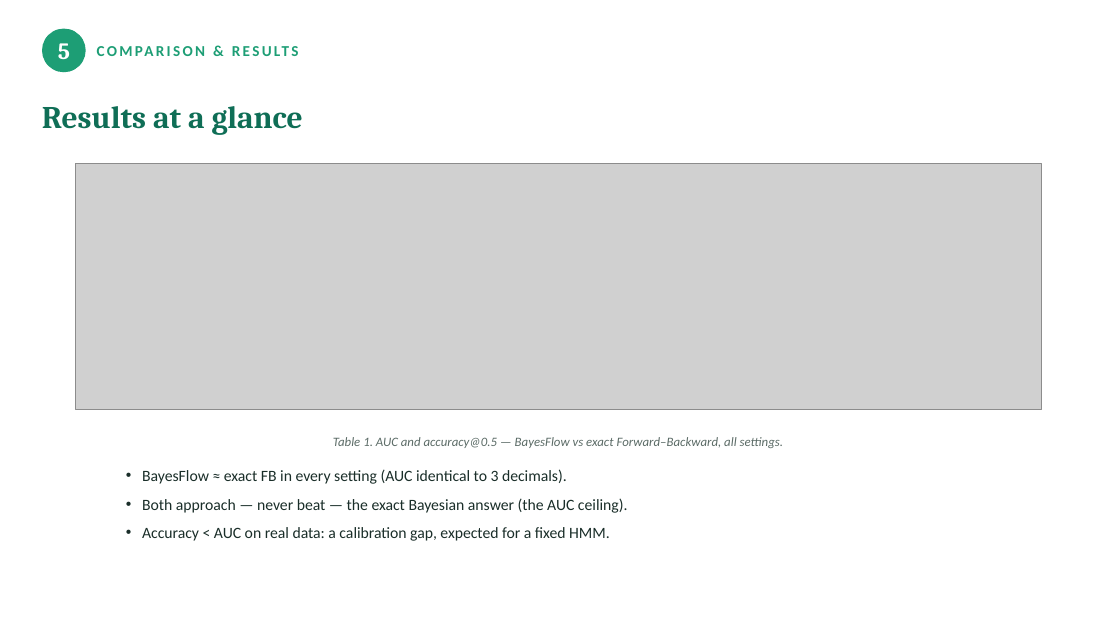
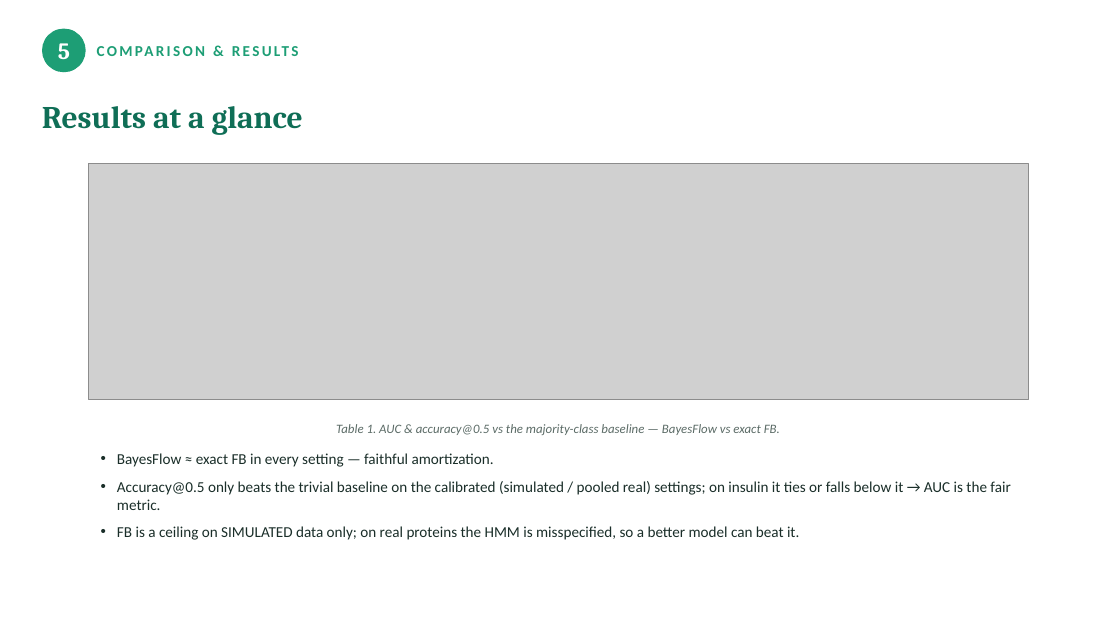
Before and after one commit to Munish0303/SBI---Protein-Based-Inference, a slide deck: slide 13 of SBI_presentation.pptx. Drawn at 1120x630 pixels with LibreOffice and Linux fonts; fonts in the diff are those of the drawing; grey boxes stand for pictures. Boxes give left, top, right and bottom in pixels: in the first picture for what was removed or moved away, otherwise in the second. Text is boxed around its words. In the diff, an @@ line names an element or a change of style, - is before the commit and + after.

```diff
--- a/SBI_presentation.pptx
+++ b/SBI_presentation.pptx
@@ picture: place and size @@
-picture at <box>76,164,1042,409</box>
+picture at <box>88,164,1029,399</box>
@@ text at <box>336,424,780,435</box>: text changed @@
-Table 1. AUC and accuracy@0.5 — BayesFlow vs exact Forward–Backward, all settings.
+Table 1. AUC & accuracy@0.5 vs the majority-class baseline — BayesFlow vs exact FB.
@@ text at <box>117,453,1010,540</box>: text changed; size 13.5 to 13 pt @@
-• BayesFlow ≈ exact FB in every setting (AUC identical to 3 decimals).
-• Both approach — never beat — the exact Bayesian answer (the AUC ceiling).
-• Accuracy < AUC on real data: a calibration gap, expected for a fixed HMM.
+• BayesFlow ≈ exact FB in every setting — faithful amortization.
+• Accuracy@0.5 only beats the trivial baseline on the calibrated (simulated / pooled real) settings; on insulin it ties or falls below it → AUC is the fair metric.
+• FB is a ceiling on SIMULATED data only; on real proteins the HMM is misspecified, so a better model can beat it.
```
Also in this commit, not shown: 3 other slides changed, 1 slide added, 1 slide removed, 21 other files.
